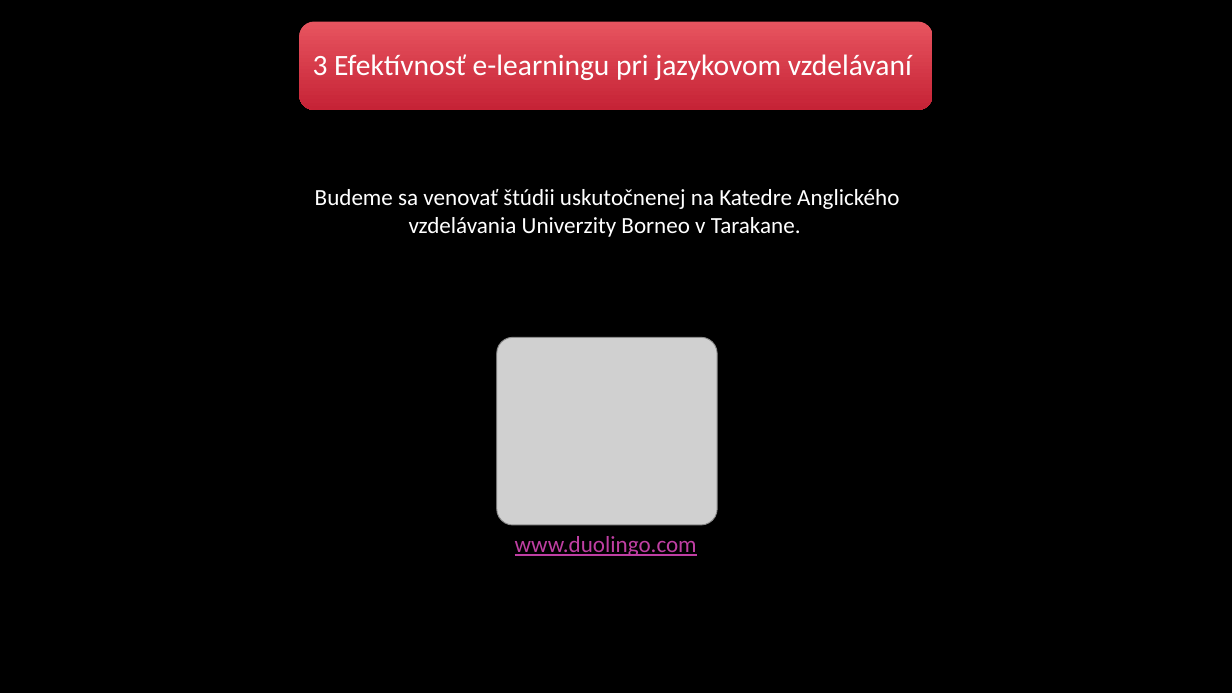
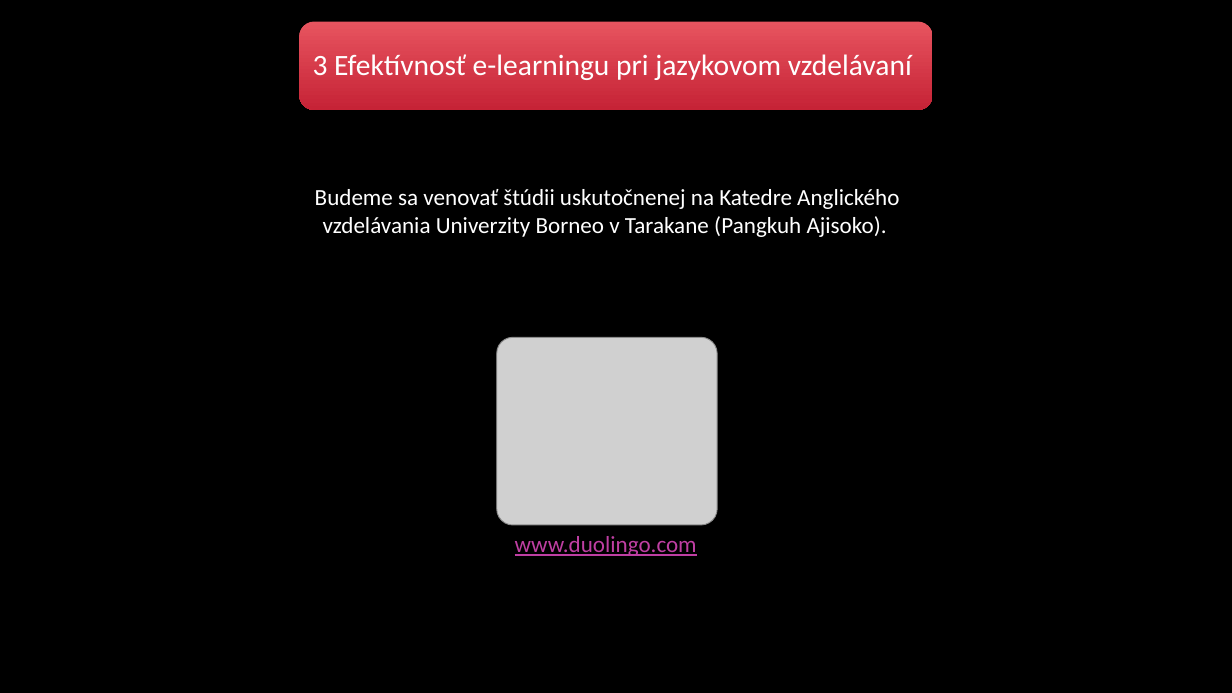
Before and after one commit to RichardSzarka/Semestralna_praca_MIP, a slide deck: slide 11 of Prezentacia_clanok.pptx. Drawn at 1232x693 pixels with LibreOffice and Linux fonts; fonts in the diff are those of the drawing; grey boxes stand for pictures; background and template pictures are left out. Boxes give left, top, right and bottom in pixels: in the first picture for what was removed or moved away, otherwise in the second. Text is boxed around its words. In the diff, an @@ line names an element or a change of style, - is before the commit and + after.

```diff
--- a/Prezentacia_clanok.pptx
+++ b/Prezentacia_clanok.pptx
@@ text at bbox=[315, 189, 899, 237]: text changed @@
-Budeme sa venovať štúdii uskutočnenej na Katedre Anglického vzdelávania Univerzity Borneo v Tarakane.
+Budeme sa venovať štúdii uskutočnenej na Katedre Anglického vzdelávania Univerzity Borneo v Tarakane (Pangkuh Ajisoko).
```
Also in this commit, not shown: 2 other slides changed, 1 slide added, 1 slide removed, 4 other files.
